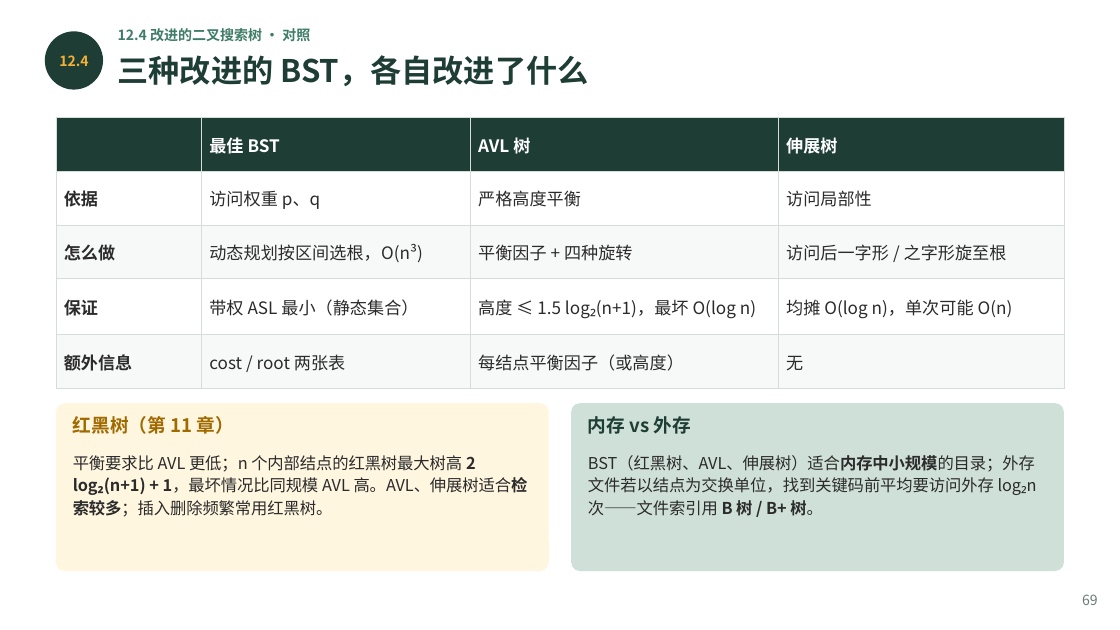
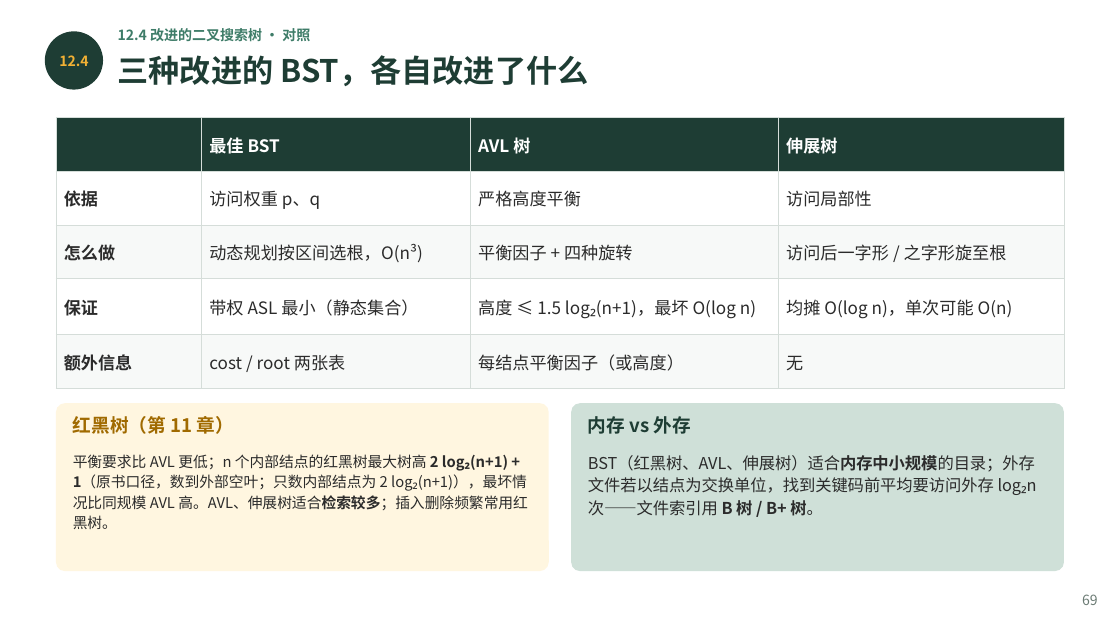
Before and after one commit to GMyhf/2026fall-cs201, a slide deck: slide 69 of courseware/202609_DSA_12_Advanced.pptx. Drawn at 1120x630 pixels with LibreOffice and Linux fonts; fonts in the diff are those of the drawing. Boxes give left, top, right and bottom in pixels: in the first picture for what was removed or moved away, otherwise in the second. Text is boxed around its words. In the diff, an @@ line names an element or a change of style, - is before the commit and + after.

```diff
--- a/courseware/202609_DSA_12_Advanced.pptx
+++ b/courseware/202609_DSA_12_Advanced.pptx
@@ text at bbox=[73, 454, 528, 529]: text changed; size 10.5 to 9.5 pt @@
-平衡要求比 AVL 更低；n 个内部结点的红黑树最大树高 2 log₂(n+1) + 1，最坏情况比同规模 AVL 高。AVL、伸展树适合检索较多；插入删除频繁常用红黑树。
+平衡要求比 AVL 更低；n 个内部结点的红黑树最大树高 2 log₂(n+1) + 1（原书口径，数到外部空叶；只数内部结点为 2 log₂(n+1)），最坏情况比同规模 AVL 高。AVL、伸展树适合检索较多；插入删除频繁常用红黑树。
```
Also in this commit, not shown: 7 other slides changed, 32 other files.
